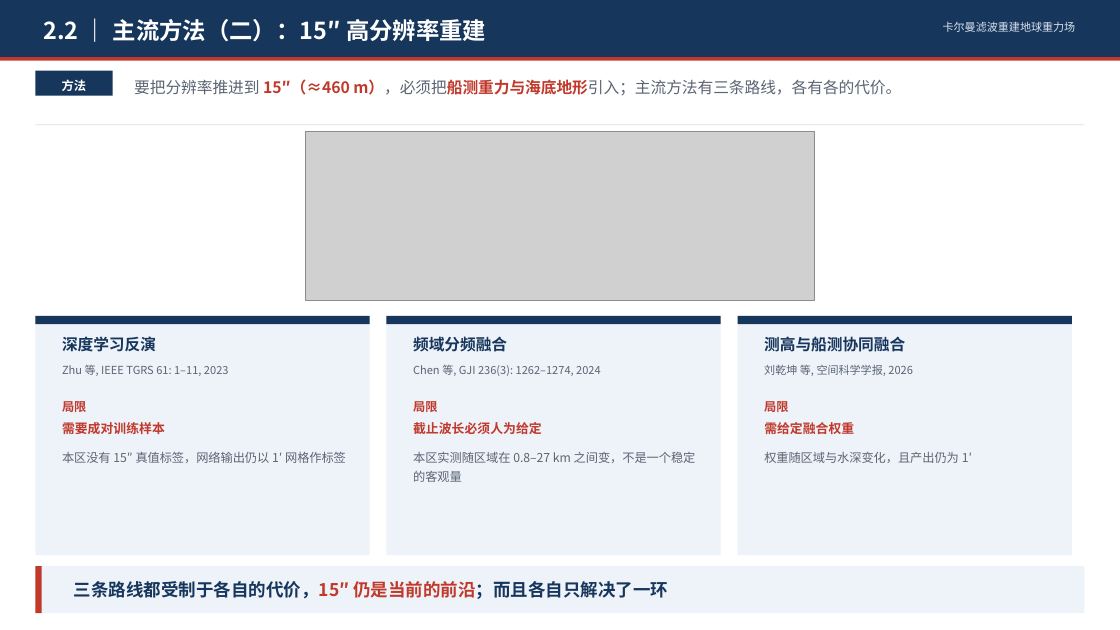
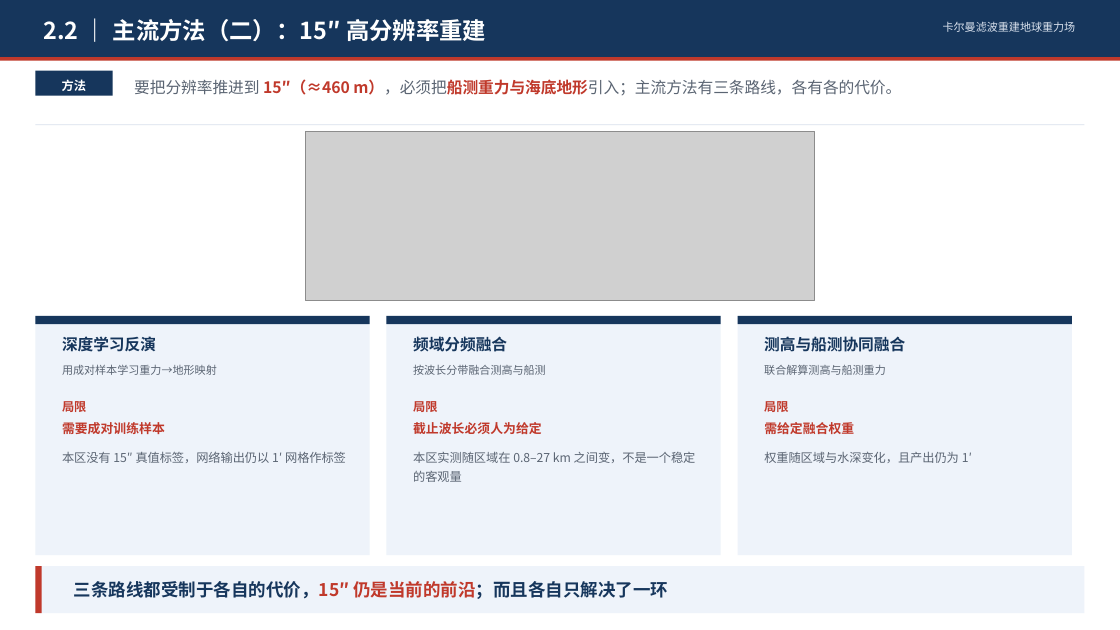
Before and after one commit to shuyunkai/kalman_gravity, a slide deck: slide 6 of ppt/卡尔曼滤波重建地球重力场_含研究内容.pptx. Drawn at 1120x630 pixels with LibreOffice and Linux fonts; fonts in the diff are those of the drawing; grey boxes stand for pictures. Boxes give left, top, right and bottom in pixels: in the first picture for what was removed or moved away, otherwise in the second. Text is boxed around its words. In the diff, an @@ line names an element or a change of style, - is before the commit and + after.

```diff
--- a/ppt/卡尔曼滤波重建地球重力场_含研究内容.pptx
+++ b/ppt/卡尔曼滤波重建地球重力场_含研究内容.pptx
@@ text at (x1=62, y1=365, x2=217, y2=375): text changed @@
-Zhu 等, IEEE TGRS 61: 1–11, 2023
+用成对样本学习重力→地形映射
@@ text at (x1=413, y1=365, x2=546, y2=375): text changed @@
-Chen 等, GJI 236(3): 1262–1274, 2024
+按波长分带融合测高与船测
@@ text at (x1=764, y1=365, x2=886, y2=375): text changed @@
-刘乾坤 等, 空间科学学报, 2026
+联合解算测高与船测重力
```
Also in this commit, not shown: 1 other slide changed, 1 slide added, 4 other files.
